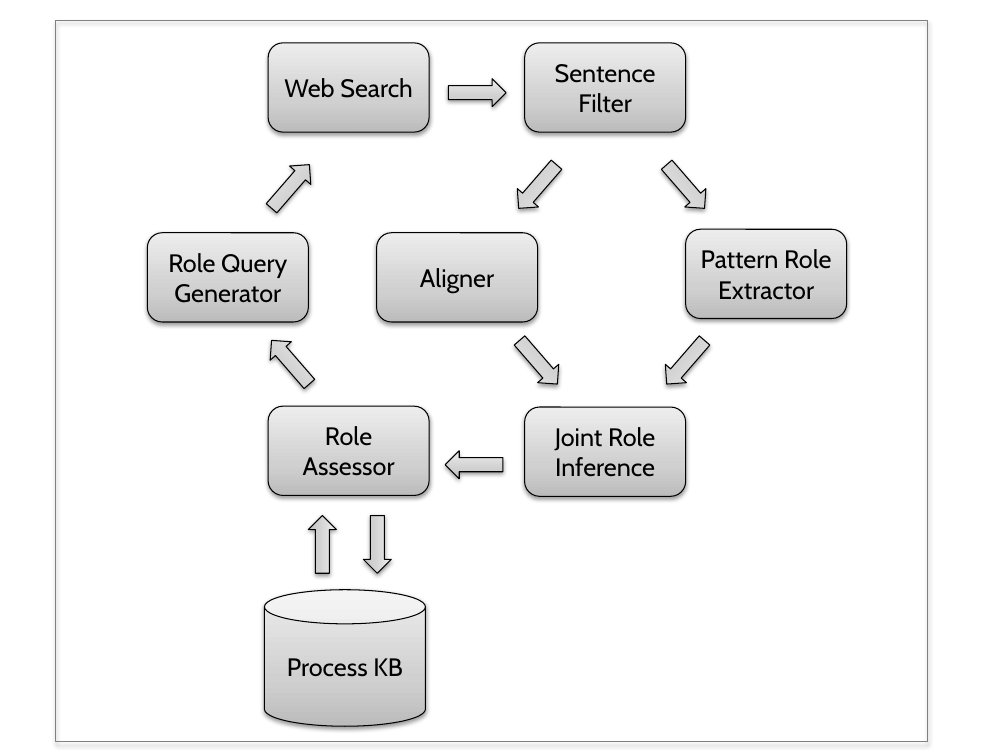
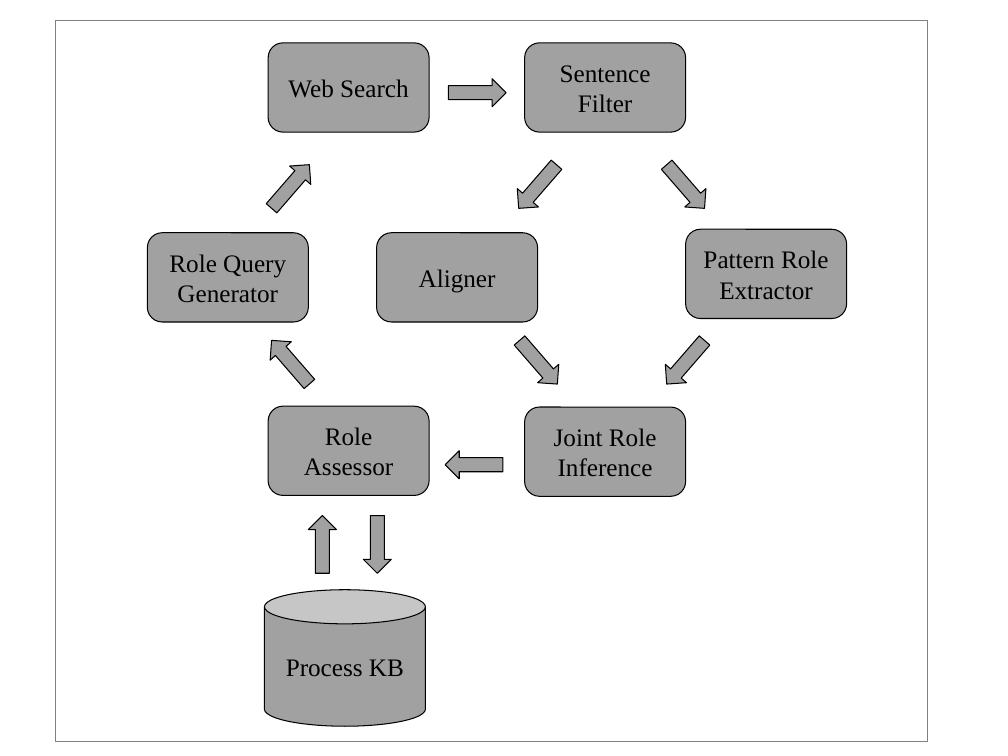
Before and after one commit to niranjanb/processkb, a slide deck: slide 2 of tex/figures/architecture.pptx. Drawn at 1008x756 pixels with LibreOffice and Linux fonts; fonts in the diff are those of the drawing. Boxes give left, top, right and bottom in pixels: in the first picture for what was removed or moved away, otherwise in the second. Text is boxed around its words. In the diff, an @@ line names an element or a change of style, - is before the commit and + after.

```diff
--- a/tex/figures/architecture.pptx
+++ b/tex/figures/architecture.pptx
@@ rectangle at (56,21,928,742): shadow off @@
@@ fill gradient #BDBDBD to #D1D1D1 to #EEEEEE to #A2A2A2; shadow off in 10 elements at (449,79,506,107), (508,156,567,217), (656,156,715,217), (656,332,715,394), (509,332,568,394), (446,451,503,479), (363,516,392,573), (308,516,336,573), (261,156,320,217), (261,332,320,394) @@
@@ font Cabin to Times New Roman; fill gradient #BDBDBD to #D1D1D1 to #EEEEEE to #A2A2A2; shadow off in 8 elements at (147,233,308,323), (268,43,429,133), (685,229,847,319), (377,233,538,323), (524,43,685,133), (524,407,685,497), (268,406,429,496), (264,590,425,726) @@
```
Also in this commit, not shown: 2 slides added.
